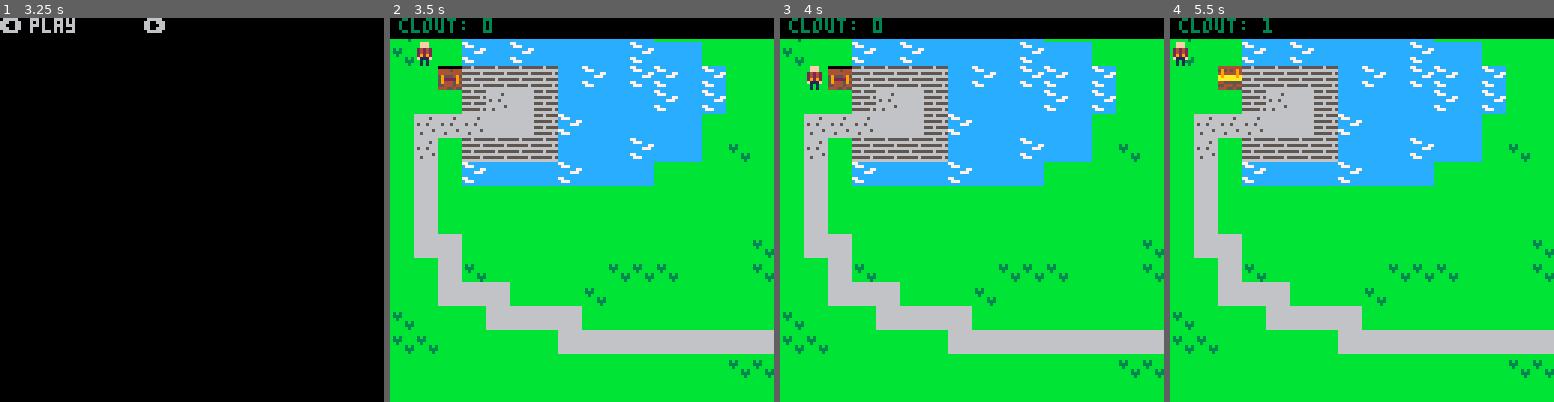
Above: before the commit, frames 1-4 (left to right).
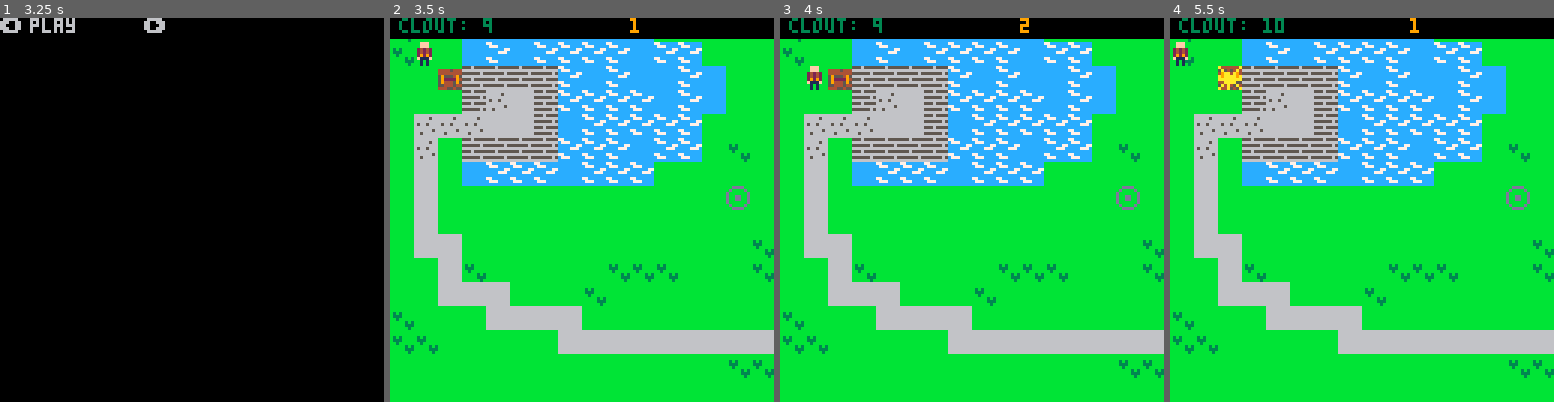
Above: after the commit, the same moments.

Repository: thoughtlesslabs/bitclouthero
Game: PICO-8 cartridge bitclout.p8
Same seed, same stepped clock (60 frames per second), same inputs: the game is played once before the commit and once after it.
Inputs:
- Up to frame 1 (3.25 s): tap X (X key) at 0.33, 1.07, 1.85, 2.97 s; tap O (Z key) at 0.7, 1.7, 2.1, 2.5, 2.9 s; hold Right 1.6-2.1 s; hold Up 2.15-2.42 s; hold Right 2.47-3.03 s; hold Left from 3.08 s (still down)
- Up to frame 2 (3.5 s): keep holding Left; tap O (Z key) at 3.3 s
- Up to frame 3 (4 s): release Left at 3.58 s; hold Down 3.63-3.97 s; tap O (Z key) at 3.7 s
- Up to frame 4 (5.5 s): hold Right 4.02-4.68 s; tap X (X key) at 4.08, 5.2 s; tap O (Z key) every 0.4 s from 4.1 to 5.3 s; hold Up 4.73-5.03 s; hold Left from 5.08 s (still down)

Frame 1 is identical in both runs. In frame 2, 4.3% of the frame differs, in the area x 12-94%, y 0-50%; in frame 3, 4.3%; in frame 4, 4.4%.

Commit message:
added in animation and reset functionality

Diff:
--- a/bitclout.p8
+++ b/bitclout.p8
@@ -12,9 +12,16 @@
 end
 
 function map_setup()
+	-- animation timers
+	timer = 0
+	anim_time = 60
+
 	-- map tile settings
 	wall = {18,7,6,34,35}
+	water = {34}
+	waves = {35}
 	clout = {6}
+	cloutopen = {7}
 	win = {22}
 	lose = {23}
 end
@@ -25,7 +32,7 @@
 	p.x = 1
 	p.y = 1
 	p.bits = 0
-	p.clout = 0
+	p.clout = 9
 	p.sprite = 9
 end
 
@@ -48,6 +55,27 @@
 	mset(x,y,tile+1)
 end
 
+function unswap_tile(x,y)
+	tile = mget(x,y)
+	mset(x,y,tile-1)
+end
+
+-- animation functions
+function toggle_tiles()
+	for x=mapx,mapx+15 do
+		for y=mapy,mapy+15 do
+			if is_tile(cloutopen,x,y) and gameover then
+				unswap_tile(x,y)
+			end
+			if is_tile(water,x,y) then
+				swap_tile(x,y)
+			elseif is_tile(waves,x,y) then
+					unswap_tile(x,y)
+			end
+		end
+	end
+end
+
 function get_clout(x,y)
 	p.clout += 1
 	swap_tile(x,y)
@@ -60,8 +88,30 @@
 
 	rectfill(disx,disy,disx+128,disy+6,0)
 	print("clout: "..p.clout,disx+3,disy,3)
-end
-
+	print(p.y,disx+80,disy,9)
+end
+
+function check_win()
+	if p.clout >= 10 then
+	 game = false
+	 gameover = true
+	end
+end
+
+function resetgame()
+	map_setup()
+	make_player()
+	toggle_tiles()
+	game=true
+end
+
+function update_map()
+	if timer<0 then
+		toggle_tiles()
+		timer=anim_time
+	end
+	timer -=1
+end
 
 
 
@@ -96,6 +146,13 @@
 
 function updategame()
 	move_player()
+	update_map()
+end
+
+function updategameover()
+	if btnp(5) then
+		resetgame()
+	end
 end
 
 function move_player()
@@ -109,8 +166,9 @@
 	interact(newx,newy)
 
 	if can_move(newx,newy) then
+
 		p.x = mid(0,newx,127)
-		p.y = mid(1,newy,63)
+		p.y = mid(0,newy,63)
 	else
 		sfx(0)
 	end
@@ -120,6 +178,8 @@
 function interact(x,y)
 	if is_tile(clout,x,y) then
 		get_clout(x,y)
+	elseif is_tile(win,x,y) then
+		check_win()
 	end
 end
 
@@ -143,9 +203,18 @@
 end
 
 function drawgame()
-	cls()
+	cls(11)
 	draw_map()
 	draw_player()
+		-- hud
+	display()
+end
+
+function drawgameover()
+	textx = mapx*8+40
+	texty = mapy*8+10
+
+	rectfill(textx,textx,textx+50,textx+20,0)
 end
 
 function draw_map()
@@ -154,9 +223,6 @@
 
  camera(mapx*8,mapy*8)
 	map(0,0,0,0,128,64)
-
-	-- hud
-	display()
 end
 
 function draw_player()
@@ -169,22 +235,22 @@
 -- 2. add in gameplay
 -- 3. highscore
 __gfx__
-0000000770000000bbbbbbbbbbbbbbbb000000000000000000000000444444440000000000fff000000000000000000000000000000000000000000000000000
-0000077007700000bbbbbbbbbbbbbbbb000000000000000044445444595454940000000000fff000000000000000000000000000000000000000000000000000
-0007700000077000bbbbbbbbb3b3bbbb000000000000000044444444494444940000000002424200000000000000000000000000000000000000000000000000
+0000000770000000bbbbbbbbbbbbbbbb000000000000000000000000a444444a0000000000fff000000000000000000000000000000000000000000000000000
+0000077007700000bbbbbbbbbbbbbbbb0000000000000000444454445a5454a40000000000fff000000000000000000000000000000000000000000000000000
+0007700000077000bbbbbbbbb3b3bbbb00000000000000004444444449aa4a940000000002424200000000000000000000000000000000000000000000000000
 0000777007770000bbbbbbbbb333bbbb000000000000000059555495a9aaaa9a0000000002424200000000000000000000000000000000000000000000000000
 0000700770070000bbbbbbbbbb3bbbbb000000000000000059222294aaaaaaaa0000000002929200000000000000000000000000000000000000000000000000
-0000070000700000bbbbbbbbbbbbb3b300000000000000005944459544555555000000000f111f00000000000000000000000000000000000000000000000000
-0000070000700000bbbbbbbbbbbbb333000000000000000055444544554445440000000000101000000000000000000000000000000000000000000000000000
-0000007007000000bbbbbbbbbbbbbb3b000000000000000044455455444554550000000000101000000000000000000000000000000000000000000000000000
-00000070700000005556555566666666666666660000000000000000000000000000000000000000000000000000000000000000000000000000000000000000
-00000007700000006666666666666666666665660000000000000000000000000000000000000000000000000000000000000000000000000000000000000000
-00000007000000005555556566666666666666660000000000000000000000000000000000000000000000000000000000000000000000000000000000000000
-00000000000000006666666666666666656656660000000000000000000000000000000000000000000000000000000000000000000000000000000000000000
-00000000000000005556555566666666666666660000000000000000000000000000000000000000000000000000000000000000000000000000000000000000
-00000000000000006666666666666666666666560000000000000000000000000000000000000000000000000000000000000000000000000000000000000000
-00000000000000005555556566666666665666660000000000000000000000000000000000000000000000000000000000000000000000000000000000000000
-00000000000000006666666666666666666666660000000000000000000000000000000000000000000000000000000000000000000000000000000000000000
+0000070000700000bbbbbbbbbbbbb3b300000000000000005944459544aaaa55000000000f111f00000000000000000000000000000000000000000000000000
+0000070000700000bbbbbbbbbbbbb3330000000000000000554445445a4a45a40000000000101000000000000000000000000000000000000000000000000000
+0000007007000000bbbbbbbbbbbbbb3b000000000000000044455455a44a545a0000000000101000000000000000000000000000000000000000000000000000
+00000070700000005556555566666666666666660000000000dddd00000000000000000000000000000000000000000000000000000000000000000000000000
+0000000770000000666666666666666666666566000000000d0000d0000000000000000000000000000000000000000000000000000000000000000000000000
+000000070000000055555565666666666666666600000000d000000d000000000000000000000000000000000000000000000000000000000000000000000000
+000000000000000066666666666666666566566600000000d00dd00d000000000000000000000000000000000000000000000000000000000000000000000000
+000000000000000055565555666666666666666600000000d00dd00d000000000000000000000000000000000000000000000000000000000000000000000000
+000000000000000066666666666666666666665600000000d000000d000000000000000000000000000000000000000000000000000000000000000000000000
+0000000000000000555555656666666666566666000000000d0000d0000000000000000000000000000000000000000000000000000000000000000000000000
+00000000000000006666666666666666666666660000000000dddd00000000000000000000000000000000000000000000000000000000000000000000000000
 0000000000000000cccccccc77cccccc000000000000000000000000000000000000000000000000000000000000000000000000000000000000000000000000
 0000000000000000ccccccccc777cccc000000000000000000000000000000000000000000000000000000000000000000000000000000000000000000000000
 0000000000000000cccccccccccccc77000000000000000000000000000000000000000000000000000000000000000000000000000000000000000000000000
@@ -201,7 +267,7 @@
 0214141413131223222222222202020202020202020303030303030202020202000000000000000000000000000000000000000000000000000000000000000000000000000000000000000000000000000000000000000000000000000000000000000000000000000000000000000000000000000000000000000000000000
 0214021212121222222223222202030202030303030203030302030202020202000000000000000000000000000000000000000000000000000000000000000000000000000000000000000000000000000000000000000000000000000000000000000000000000000000000000000000000000000000000000000000000000
 0213022322222223222222020202020202030202030303030303030202020202000000000000000000000000000000000000000000000000000000000000000000000000000000000000000000000000000000000000000000000000000000000000000000000000000000000000000000000000000000000000000000000000
-0213020202020202020202020202020202020202030203030303030302020202000000000000000000000000000000000000000000000000000000000000000000000000000000000000000000000000000000000000000000000000000000000000000000000000000000000000000000000000000000000000000000000000
+0213020202020202020202020202160202020202030203030303030302020202000000000000000000000000000000000000000000000000000000000000000000000000000000000000000000000000000000000000000000000000000000000000000000000000000000000000000000000000000000000000000000000000
 0213020202020202020202020202020202020202020303020203030202020202000000000000000000000000000000000000000000000000000000000000000000000000000000000000000000000000000000000000000000000000000000000000000000000000000000000000000000000000000000000000000000000000
 0213130202020202020202020202020302020203020202030302020202020202000000000000000000000000000000000000000000000000000000000000000000000000000000000000000000000000000000000000000000000000000000000000000000000000000000000000000000000000000000000000000000000000
 0202130302020202020303030202020302020203030202020202020202020202000000000000000000000000000000000000000000000000000000000000000000000000000000000000000000000000000000000000000000000000000000000000000000000000000000000000000000000000000000000000000000000000
